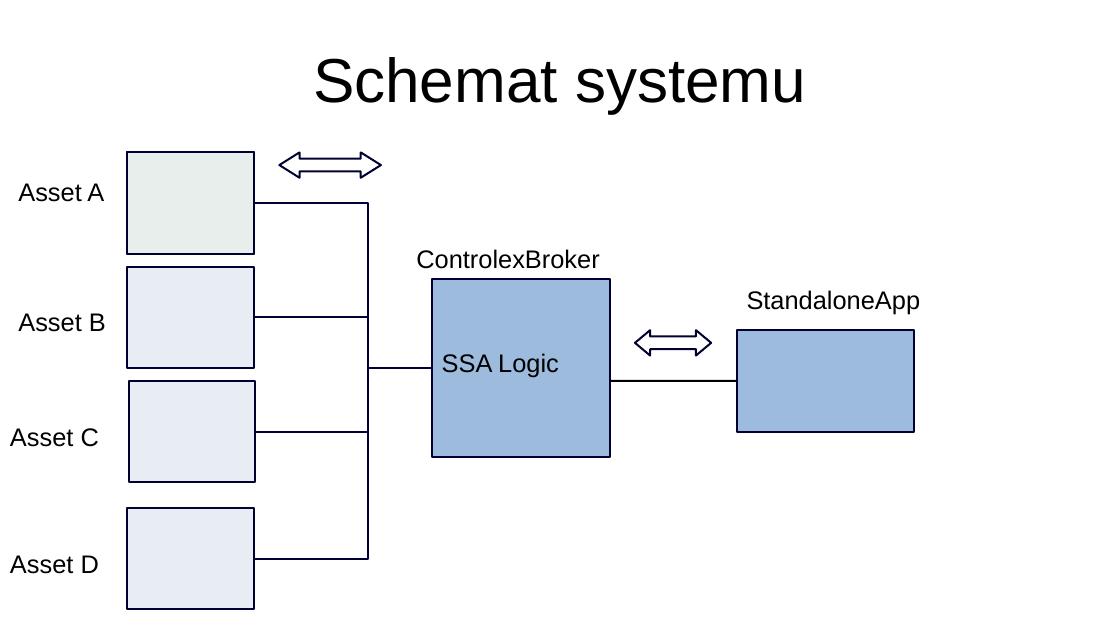
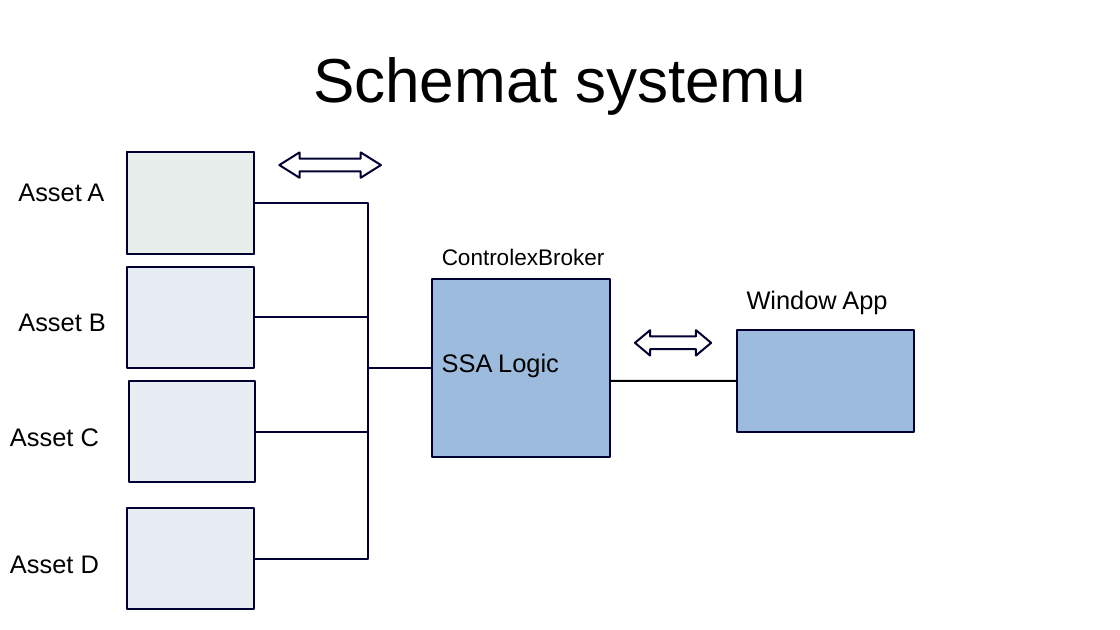
Before and after one commit to Nixam01/mzomi_BHL_2024, a slide deck: slide 3 of dokumentacja_projektu_Access_Broker.odp. Drawn at 1120x630 pixels with LibreOffice and Linux fonts; fonts in the diff are those of the drawing. Boxes give left, top, right and bottom in pixels: in the first picture for what was removed or moved away, otherwise in the second. Text is boxed around its words. In the diff, an @@ line names an element or a change of style, - is before the commit and + after.

```diff
--- a/dokumentacja_projektu_Access_Broker.odp
+++ b/dokumentacja_projektu_Access_Broker.odp
@@ text "ControlexBroker": place and size @@
-text "ControlexBroker" at [416, 249, 599, 269]
+text "ControlexBroker" at [442, 248, 605, 266]
@@ text "ControlexBroker" at [442, 248, 605, 266]: size 18 to 16 pt @@
@@ text at [747, 290, 887, 315]: text changed @@
-StandaloneApp
+Window App
```
Also in this commit, not shown: 5 other slides changed, 2 slides added, 1 slide removed.
